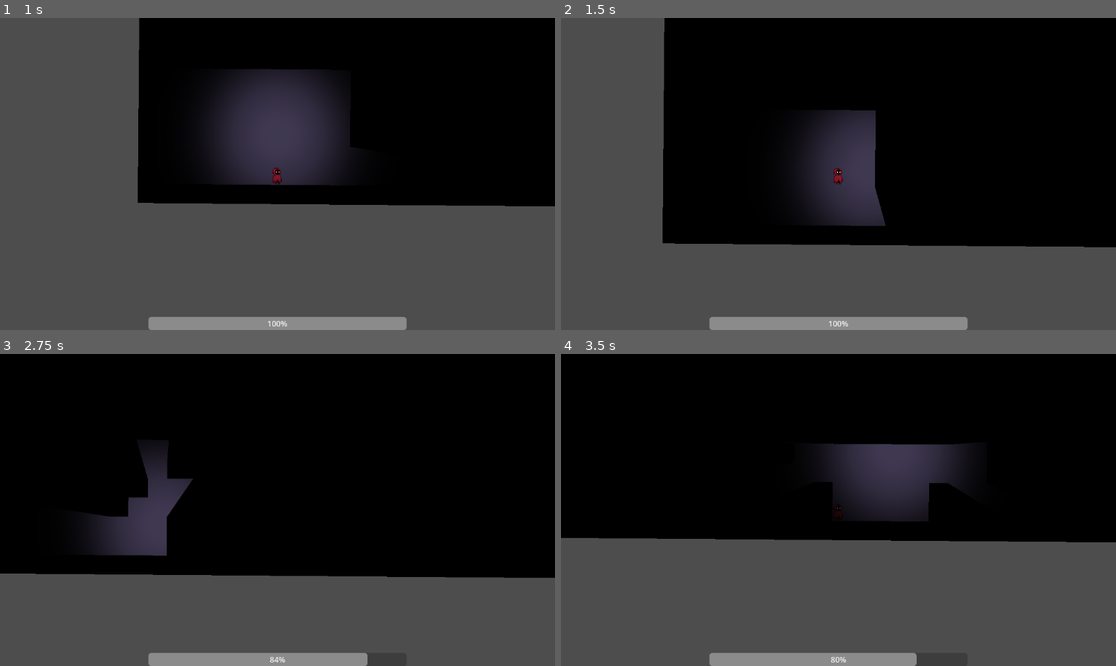
Above: before the commit, frames 1-4 (two rows, left to right).
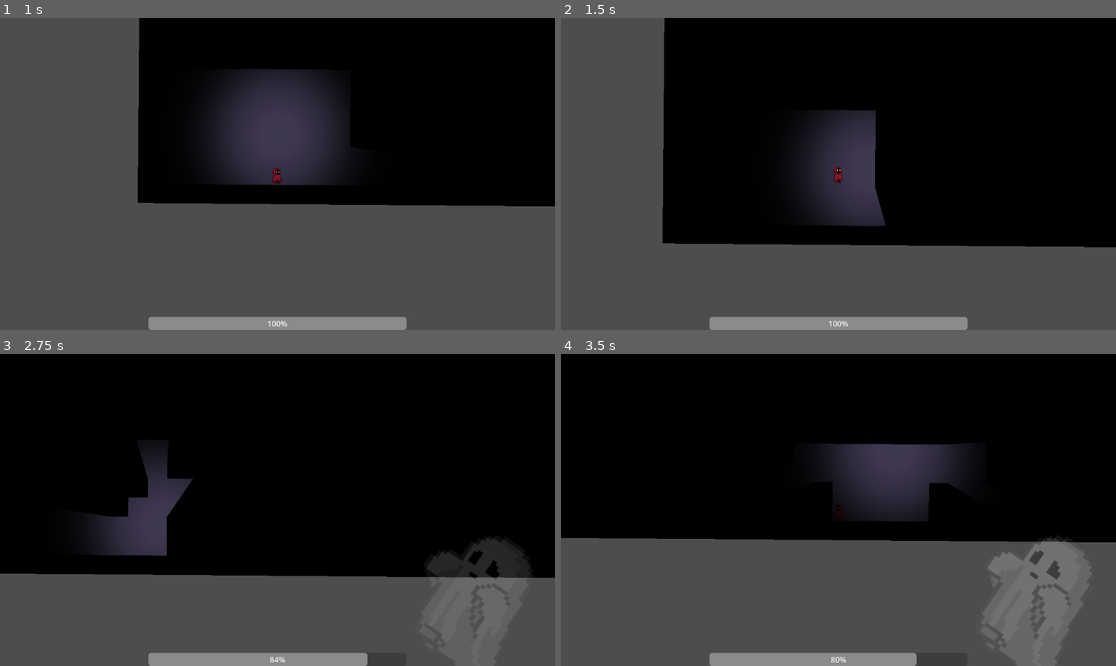
Above: after the commit, the same moments.

Repository: siedzetutaj/Light_Game
Game: Godot game, scene res://gameInstance/game_instance.tscn
Two runs of this game, one before a commit and one after it. Both use one fixed random seed, a clock stepped at 60 frames per second and the inputs below.
Inputs (mouse positions are in pixels of both pictures, inside the frame that each line leads up to):
- Up to frame 1 (1 s): click "Start" at 0.5 s
- Up to frame 2 (1.5 s): tap Enter (ui_accept) at 1.25, 1.35 s; move the mouse to (960, 158) at 1.27 s; hold Right (ui_right) from 1.28 s (still down)
- Up to frame 3 (2.75 s): keep holding Right (ui_right); tap Enter (ui_accept) at 1.52, 1.82, 2.1, 2.27, 2.57 s; move the mouse to (166, 525) at 2.02 s
- Up to frame 4 (3.5 s): move the mouse to (894, 441) at 2.77 s; release Right (ui_right) at 2.78 s; hold Left (ui_left) from 2.78 s (still down); tap Enter (ui_accept) at 2.85 s

Frame 1 is identical in both runs. In frame 2, less than 0.1% of the frame differs, in the area x 49-51%, y 47-54%; in frame 3, 3.0%; in frame 4, 4.8%, in the area x 49-96%, y 48-100%.

Commit message:
animations

Diff:
--- a/Player.gd
+++ b/Player.gd
@@ -1,10 +1,8 @@
 extends CharacterBody2D
 class_name Player
 
-const SPEED = 150.0
-const JUMP_VELOCITY = -250.0
-# Get the gravity from the project settings to be synced with RigidBody nodes.
-var gravity = ProjectSettings.get_setting("physics/2d/default_gravity")
+
+
 var fear:float = 100
 var light:PlayerLight
 var is_visible:bool
@@ -21,38 +19,6 @@
 	light.player_visible.connect(on_visible.bind())
 	light.player_invisible.connect(on_invisible.bind())
 
-func _process(_delta):
-	if is_visible && fear<100:
-		fear+=0.5
-	elif !is_visible && fear>0:
-		fear-=0.3
-
-	if fear==0:
-		print("GameOver")
-
-
-#movement
-func _physics_process(delta):
-
-
-	if not is_on_floor():
-		velocity.y += gravity * delta
-
-	# Handle Jump.
-	if Input.is_action_just_pressed("ui_accept") and is_on_floor():
-		velocity.y = JUMP_VELOCITY
-
-	# Get the input direction and handle the movement/deceleration.
-	# As good practice, you should replace UI actions with custom gameplay actions.
-	var direction = Input.get_axis("ui_left", "ui_right")
-	if direction:
-		velocity.x = direction * SPEED
-	else:
-		velocity.x = move_toward(velocity.x, 0, SPEED)
-
-	move_and_slide()
-
-
 
 func on_visible():
 	is_visible = true
--- /dev/null
+++ b/Sprite2D.gd
@@ -0,0 +1,8 @@
+extends Sprite2D
+
+@export var player_body: CharacterBody2D
+@export var appear_value:float = 100
+
+func _process(delta):
+	modulate.a = (appear_value - player_body.fear)/100
+	pass
--- /dev/null
+++ b/scenes/Animations.gd
@@ -0,0 +1,23 @@
+extends Node
+
+@export var player_body: CharacterBody2D
+@export var animations: AnimationPlayer
+@export var player_sprite: Sprite2D
+
+func _process(delta):
+	if Input.is_action_just_pressed("ui_accept") and player_body.is_on_floor():
+		animations.play("jump")
+	elif !player_body.is_on_floor():
+		animations.play("jump")
+	elif player_body.velocity.length() == 0 and player_body.is_on_floor():
+		animations.play("idle")
+	elif player_body.is_on_floor():
+		var animation_direction
+		if player_body.velocity.x < 0:
+			player_sprite.flip_h = true
+
+		elif player_body.velocity.x > 0:
+			player_sprite.flip_h = false
+
+		animation_direction = "right"
+		animations.play("walk_"+ animation_direction)
--- /dev/null
+++ b/scenes/Node2D.gd
@@ -0,0 +1,9 @@
+extends Node
+
+@export var player_body: CharacterBody2D
+
+func _process(_delta):
+	if player_body.is_visible && player_body.fear<100:
+		player_body.fear+=0.5
+	elif !player_body.is_visible && player_body.fear>0:
+		player_body.fear-=0.3
--- /dev/null
+++ b/scenes/Player_movement.gd
@@ -0,0 +1,23 @@
+extends Node
+
+@export var player_body: CharacterBody2D
+
+const SPEED = 150.0
+const JUMP_VELOCITY = -250.0
+# Get the gravity from the project settings to be synced with RigidBody nodes.
+var gravity = ProjectSettings.get_setting("physics/2d/default_gravity")
+
+func _physics_process(delta):
+	if not player_body.is_on_floor():
+		player_body.velocity.y += gravity * delta
+	# Handle Jump.
+	if Input.is_action_just_pressed("ui_accept") and player_body.is_on_floor():
+		player_body.velocity.y = JUMP_VELOCITY
+	# Get the input direction and handle the movement/deceleration.
+	# As good practice, you should replace UI actions with custom gameplay actions.
+	var direction = Input.get_axis("ui_left", "ui_right")
+	if direction:
+		player_body.velocity.x = direction * SPEED
+	else:
+		player_body.velocity.x = move_toward(player_body.velocity.x, 0, SPEED)
+	player_body.move_and_slide()
--- /dev/null
+++ b/scenes/ghost.tscn
@@ -0,0 +1,8 @@
+[gd_scene load_steps=3 format=3 uid="uid://cttbpbthh46x"]
+
+[ext_resource type="Texture2D" uid="uid://his0lsbxle83" path="res://resources/tiles/Sprites/imgbin_pixel-art-ghost-png.png" id="1_o75q3"]
+[ext_resource type="Script" path="res://Sprite2D.gd" id="2_0vmc0"]
+
+[node name="Ghost" type="Sprite2D"]
+texture = ExtResource("1_o75q3")
+script = ExtResource("2_0vmc0")
--- a/scenes/player.tscn
+++ b/scenes/player.tscn
@@ -1,15 +1,96 @@
-[gd_scene load_steps=4 format=3 uid="uid://cbcs3daelmlmy"]
+[gd_scene load_steps=13 format=3 uid="uid://cbcs3daelmlmy"]
 
 [ext_resource type="Script" path="res://Player.gd" id="1_gqcpc"]
 [ext_resource type="Texture2D" uid="uid://cur1jujuo6kx1" path="res://AnimationSheet_Character.png" id="2_4sxwq"]
+[ext_resource type="Script" path="res://scenes/Player_movement.gd" id="3_5l3mh"]
+[ext_resource type="Script" path="res://scenes/Animations.gd" id="4_l56bn"]
+[ext_resource type="Script" path="res://scenes/Node2D.gd" id="5_yoisq"]
+[ext_resource type="PackedScene" uid="uid://cttbpbthh46x" path="res://scenes/ghost.tscn" id="6_omw5x"]
 
 [sub_resource type="RectangleShape2D" id="RectangleShape2D_n555g"]
 size = Vector2(9, 15)
+
+[sub_resource type="Animation" id="Animation_serl1"]
+resource_name = "walk_right"
+length = 0.8
+loop_mode = 1
+tracks/0/type = "value"
+tracks/0/imported = false
+tracks/0/enabled = true
+tracks/0/path = NodePath("Sprite2D:frame_coords")
+tracks/0/interp = 1
+tracks/0/loop_wrap = true
+tracks/0/keys = {
+"times": PackedFloat32Array(0, 0.1, 0.2, 0.3, 0.4, 0.5, 0.6, 0.7),
+"transitions": PackedFloat32Array(1, 1, 1, 1, 1, 1, 1, 1),
+"update": 1,
+"values": [Vector2i(0, 3), Vector2i(1, 3), Vector2i(2, 3), Vector2i(3, 3), Vector2i(4, 3), Vector2i(5, 3), Vector2i(6, 3), Vector2i(7, 3)]
+}
+
+[sub_resource type="Animation" id="Animation_1p10n"]
+resource_name = "jump"
+length = 0.9
+tracks/0/type = "value"
+tracks/0/imported = false
+tracks/0/enabled = true
+tracks/0/path = NodePath("Sprite2D:frame")
+tracks/0/interp = 1
+tracks/0/loop_wrap = true
+tracks/0/keys = {
+"times": PackedFloat32Array(0, 0.1, 0.2, 0.3, 0.4, 0.5, 0.6, 0.7, 0.8),
+"transitions": PackedFloat32Array(1, 1, 1, 1, 1, 1, 1, 1, 1),
+"update": 1,
+"values": [48, 41, 42, 43, 44, 45, 46, 47, 48]
+}
+
+[sub_resource type="Animation" id="Animation_ueedi"]
+length = 0.001
+tracks/0/type = "value"
+tracks/0/imported = false
+tracks/0/enabled = true
+tracks/0/path = NodePath("Sprite2D:frame")
+tracks/0/interp = 1
+tracks/0/loop_wrap = true
+tracks/0/keys = {
+"times": PackedFloat32Array(0),
+"transitions": PackedFloat32Array(1),
+"update": 1,
+"values": [48]
+}
+
+[sub_resource type="Animation" id="Animation_nbirj"]
+resource_name = "idle"
+length = 0.8
+loop_mode = 1
+tracks/0/type = "value"
+tracks/0/imported = false
+tracks/0/enabled = true
+tracks/0/path = NodePath("Sprite2D:frame")
+tracks/0/interp = 1
+tracks/0/loop_wrap = true
+tracks/0/keys = {
+"times": PackedFloat32Array(0, 0.4),
+"transitions": PackedFloat32Array(1, 1),
+"update": 1,
+"values": [0, 1]
+}
+
+[sub_resource type="AnimationLibrary" id="AnimationLibrary_0o28d"]
+_data = {
+"RESET": SubResource("Animation_ueedi"),
+"idle": SubResource("Animation_nbirj"),
+"jump": SubResource("Animation_1p10n"),
+"walk_right": SubResource("Animation_serl1")
+}
 
 [node name="Player" type="CharacterBody2D"]
 collision_layer = 512
 slide_on_ceiling = false
 script = ExtResource("1_gqcpc")
+
+[node name="CollisionShape2D" type="CollisionShape2D" parent="."]
+position = Vector2(-0.5, 1.5)
+shape = SubResource("RectangleShape2D_n555g")
 
 [node name="Sprite2D" type="Sprite2D" parent="."]
 light_mask = 3
@@ -20,10 +101,41 @@
 texture = ExtResource("2_4sxwq")
 hframes = 8
 vframes = 9
-
-[node name="CollisionShape2D" type="CollisionShape2D" parent="."]
-position = Vector2(-0.5, 1.5)
-shape = SubResource("RectangleShape2D_n555g")
+frame = 48
 
 [node name="Camera2D" type="Camera2D" parent="."]
 zoom = Vector2(2.5, 2.5)
+
+[node name="AnimationPlayer" type="AnimationPlayer" parent="."]
+libraries = {
+"": SubResource("AnimationLibrary_0o28d")
+}
+
+[node name="PlayerMovement" type="Node" parent="." node_paths=PackedStringArray("player_body")]
+script = ExtResource("3_5l3mh")
+player_body = NodePath("..")
+
+[node name="Animations" type="Node" parent="." node_paths=PackedStringArray("player_body", "animations", "player_sprite")]
+script = ExtResource("4_l56bn")
+player_body = NodePath("..")
+animations = NodePath("../AnimationPlayer")
+player_sprite = NodePath("../Sprite2D")
+
+[node name="Fear" type="Node" parent="." node_paths=PackedStringArray("player_body")]
+script = ExtResource("5_yoisq")
+player_body = NodePath("..")
+
+[node name="CanvasLayer" type="CanvasLayer" parent="."]
+
+[node name="Ghost" parent="CanvasLayer" node_paths=PackedStringArray("player_body") instance=ExtResource("6_omw5x")]
+position = Vector2(997, 515)
+rotation = 0.602127
+scale = Vector2(1.18102, 1.306)
+player_body = NodePath("../..")
+
+[node name="Ghost2" parent="CanvasLayer" node_paths=PackedStringArray("player_body") instance=ExtResource("6_omw5x")]
+position = Vector2(1001, 96)
+rotation = -0.539296
+scale = Vector2(1.18102, 1.306)
+player_body = NodePath("../..")
+appear_value = 50.0
Binary file added: resources/tiles/Sprites/imgbin_pixel-art-ghost-png.png
Not shown, added: resources/tiles/Sprites/imgbin_pixel-art-ghost-png.png.import
Binary file added: scenes/imgbin_pixel-art-ghost-png.png
Not shown, added: scenes/imgbin_pixel-art-ghost-png.png.import
